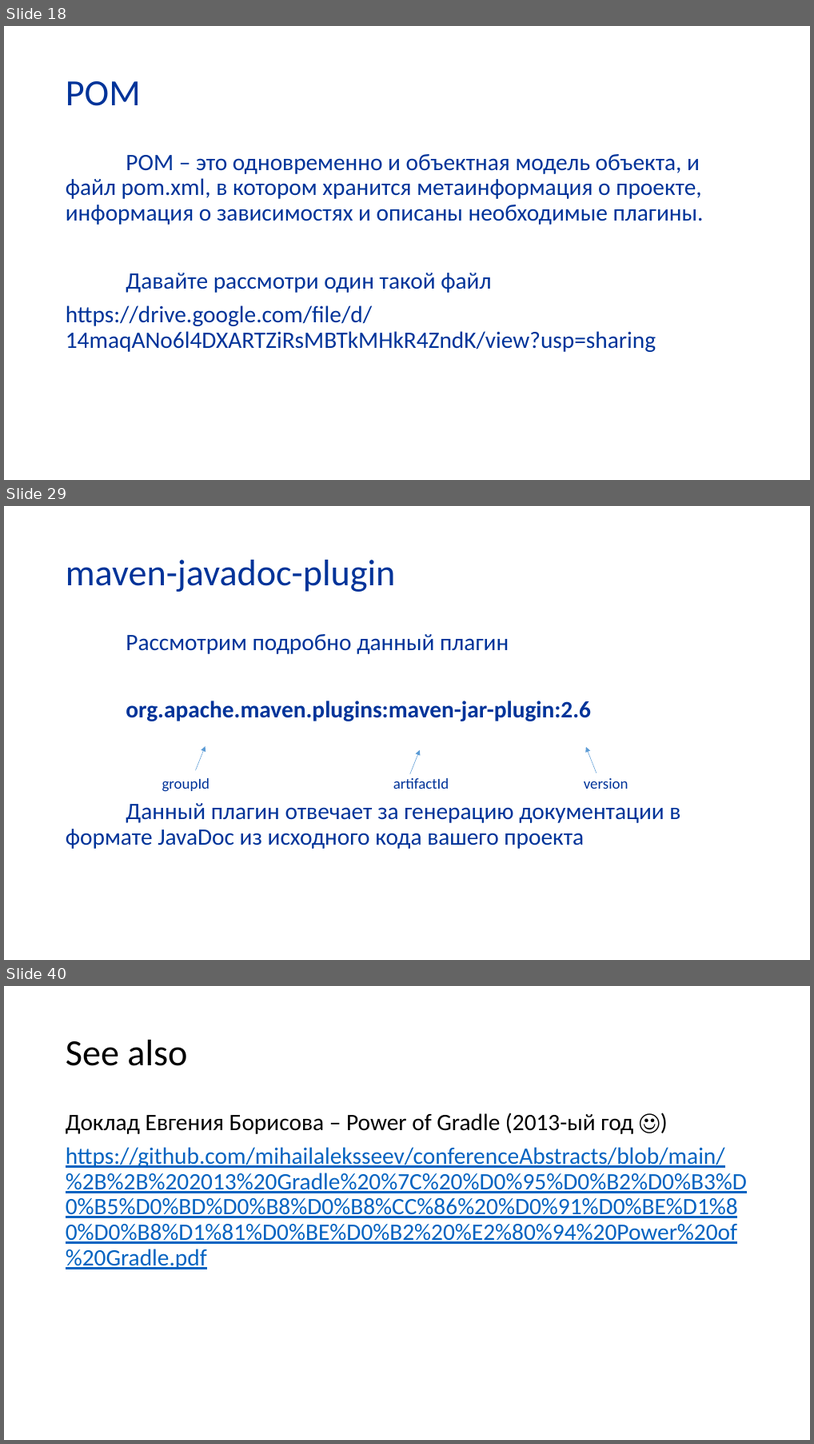
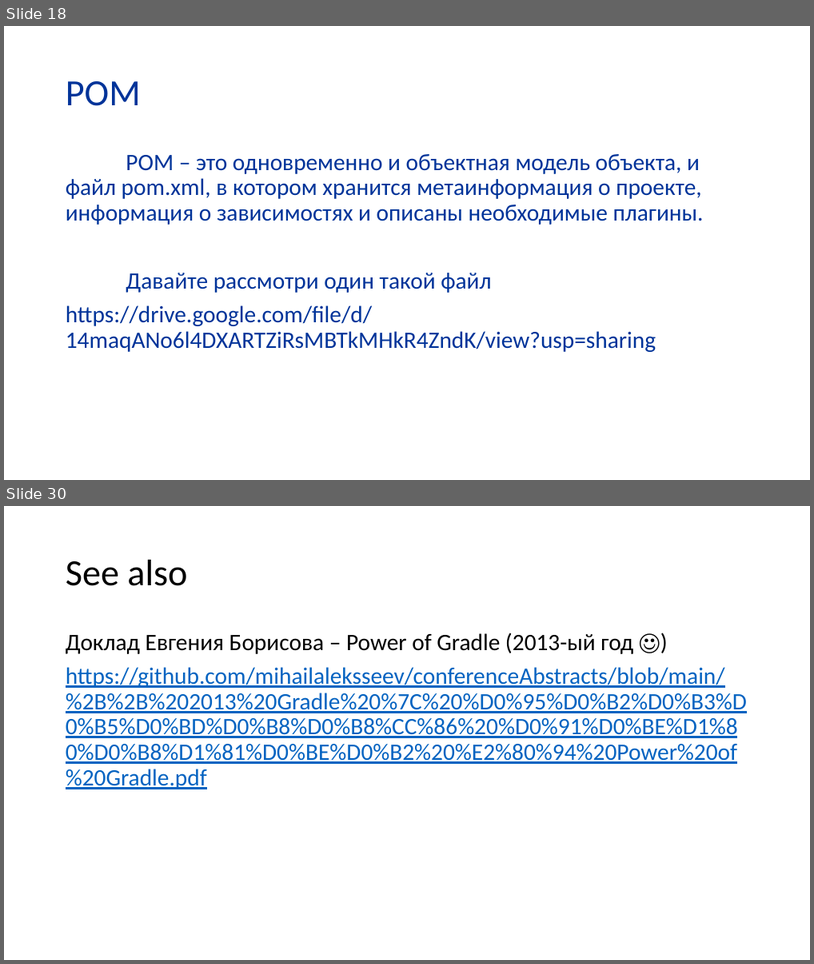
Before and after one commit to butenko-or/programming-technologies, a slide deck: PT_build_systems.pptx. Shown one above the other, each under a label of ours: slides 18, 29 and 40 before the commit, slides 18 and 30 after it; the slides between them are not shown. The pictures are 814x1444 and 814x964 pixels, drawn with LibreOffice and Linux fonts; fonts in the diff are those of the drawing; background and template pictures are left out. Boxes give left, top, right and bottom in pixels: in the first picture for what was removed or moved away, otherwise in the second. Text is boxed around its words. In the diff, an @@ line names an element or a change of style, - is before the commit and + after.

```diff
--- a/PT_build_systems.pptx
+++ b/PT_build_systems.pptx
@@ slide 29 removed at (x1=4, y1=506, x2=810, y2=960), background picture (left out) @@
@@ title removed at (x1=66, y1=560, x2=396, y2=592) @@
-maven-javadoc-plugin
@@ text removed at (x1=66, y1=634, x2=681, y2=848) @@
-Рассмотрим подробно данный плагин
-org.apache.maven.plugins:maven-jar-plugin:2.6
-Данный плагин отвечает за генерацию документации в формате JavaDoc из исходного кода вашего проекта
@@ arrow removed from (196, 770) to (206, 746) @@
@@ arrow removed from (410, 774) to (420, 750) @@
@@ arrow removed from (597, 772) to (586, 747) @@
@@ text removed at (x1=162, y1=778, x2=210, y2=792) @@
-groupId
@@ text removed at (x1=394, y1=778, x2=450, y2=788) @@
-artifactId
@@ text removed at (x1=584, y1=778, x2=629, y2=788) @@
-version
@@ what was slide 40 is now slide 30 @@
```
Also in this commit, not shown: 3 slides changed, 8 slides added, 17 other slides removed.
